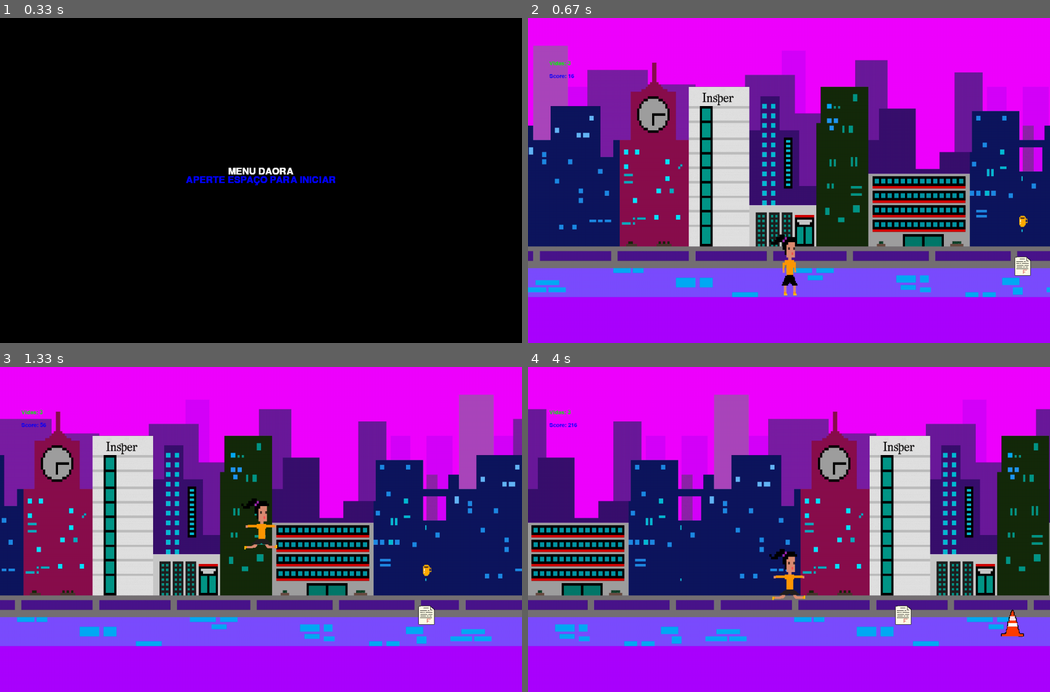
Above: before the commit, frames 1-4 (two rows, left to right).
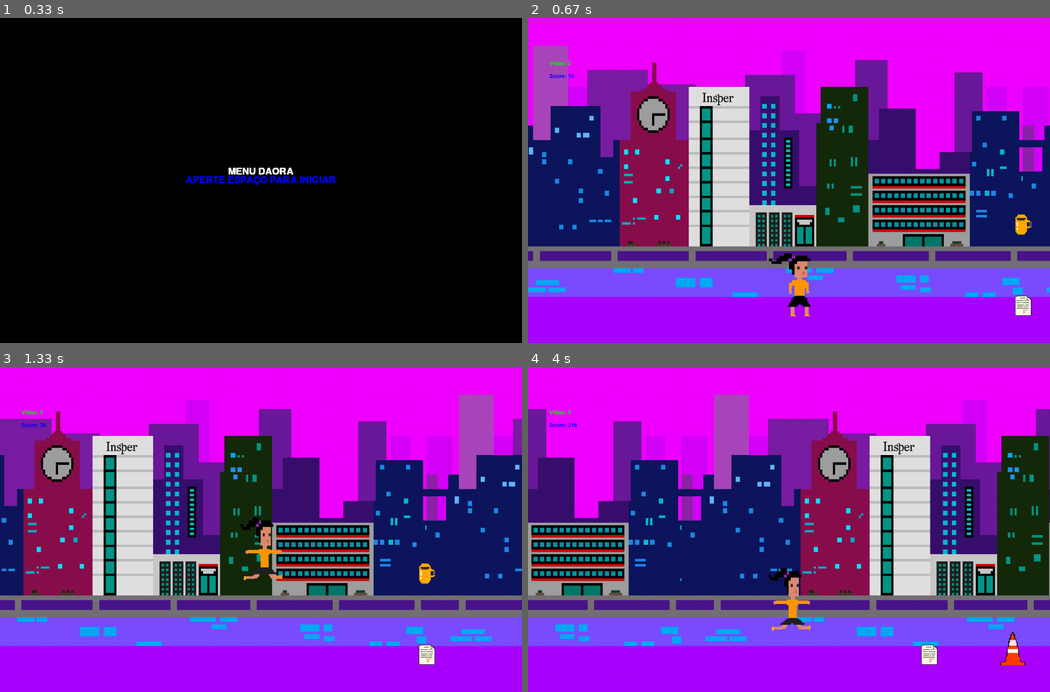
Above: after the commit, the same moments.

Repository: pedrofracassi/insper-dessoft-projeto-final
Game: pygame game, started from main.py
The game is run twice, just before and just after one commit, with the same random seed, the same clock (stepped at 60 frames per second) and the same inputs.
Inputs:
- Up to frame 1 (0.33 s): no input
- Up to frame 2 (0.67 s): tap Space at 0.33 s
- Up to frame 3 (1.33 s): tap Space at 0.67 s
- Up to frame 4 (4 s): tap Space at 1.57, 1.87, 2.07, 2.37, 2.57, 2.87, 3.9 s

Frame 1 is identical in both runs. In frame 2, 1.4% of the frame differs, in the area x 46-97%, y 60-92%; in frame 3, 1.2%; in frame 4, 1.6%, in the area x 46-96%, y 55-92%.

Commit message:
imagens cortadas e ajeitando scales

Diff:
--- a/sprites/Alessandra.py
+++ b/sprites/Alessandra.py
@@ -15,11 +15,11 @@
   def __init__(self):
     super(Alessandra, self).__init__()
     Le= pygame.image.load('./assets/alessandra.png').convert_alpha()
-    Ale = pygame.transform.scale(Le, (200, 300))
+    Ale = pygame.transform.scale(Le, (100, 150))
     Le2 = pygame.image.load('./assets/alessandra2.png').convert_alpha()
-    Ale2 = pygame.transform.scale(Le2, (200, 300))
+    Ale2 = pygame.transform.scale(Le2, (100, 150))
     Le3= pygame.image.load('./assets/alessandra3.png').convert_alpha()
-    Ale3 = pygame.transform.scale(Le3, (200, 300))
+    Ale3 = pygame.transform.scale(Le3, (100, 150))
     self.images = [Ale,Ale2,Ale3]
     self.tempo = [0,1,2,3,4,5]
     self.contador1 = 0
@@ -27,9 +27,9 @@
     self.image = self.images[0]
     self.rect = self.image.get_rect()
     self.rect.centerx = WIDTH / 2
-    self.rect.bottom = HEIGHT / (1.05)
+    self.rect.bottom = HEIGHT / (1.09)
     self.pulando = False
-    self.chao = HEIGHT /(1.05)
+    self.chao = HEIGHT /(1.09)
     self.speedy = 0
     self.uphold = False
 
--- a/sprites/Boost.py
+++ b/sprites/Boost.py
@@ -14,7 +14,7 @@
   def __init__(self):
     pygame.sprite.Sprite.__init__(self)
     boost= pygame.image.load('assets/café.png').convert_alpha()
-    provinha = pygame.transform.scale(boost, (60, 70))
+    provinha = pygame.transform.scale(boost, (40, 50))
     self.image = provinha
     self.rect = self.image.get_rect()
     self.rect.centerx = WIDTH
--- a/sprites/Cone.py
+++ b/sprites/Cone.py
@@ -14,12 +14,12 @@
   def __init__(self):
     pygame.sprite.Sprite.__init__(self)
     a = pygame.image.load('assets/cone.png').convert_alpha()
-    coninho = pygame.transform.scale(a, (60, 70))
+    coninho = pygame.transform.scale(a, (60, 80))
     self.image = coninho
     self.rect = self.image.get_rect()
     self.rect.centerx = 2000
-    self.rect.bottom = HEIGHT / (1.2)
-    self.chao = HEIGHT / (1.2)
+    self.rect.bottom = HEIGHT / (1.09)
+    self.chao = HEIGHT / (1.09)
     self.speedx = -4
 
   def update (self):
--- a/sprites/Prova.py
+++ b/sprites/Prova.py
@@ -13,12 +13,12 @@
   def __init__(self):
     pygame.sprite.Sprite.__init__(self)
     pr= pygame.image.load('assets/prova.png').convert_alpha()
-    provinha = pygame.transform.scale(pr, (100, 100))
+    provinha = pygame.transform.scale(pr, (40, 50))
     self.image = provinha
     self.rect = self.image.get_rect()
     self.rect.centerx = WIDTH
-    self.rect.bottom = HEIGHT / (1.2)
-    self.chao = HEIGHT / (1.2)
+    self.rect.bottom = HEIGHT / (1.09)
+    self.chao = HEIGHT / (1.09)
     self.speedx = -4
 
   def update (self):
Binary file changed: assets/alessandra.png
Binary file changed: assets/alessandra2.png
Binary file changed: assets/alessandra3.png
Binary file changed: assets/café.png
Binary file changed: assets/cone.png
Binary file changed: assets/prova.png
